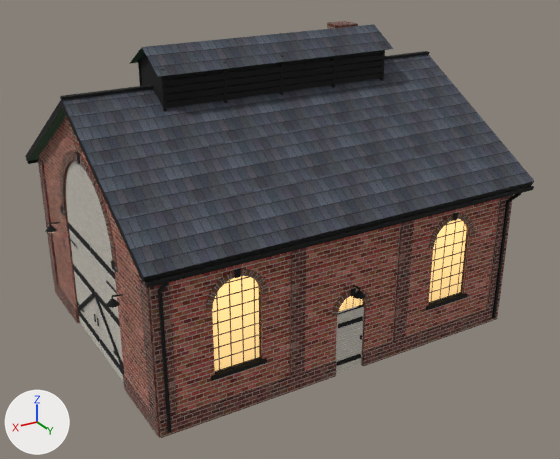
What one commit did to the glTF model openttd/media/baseset/decouple/objekty/depa/depo_vlak.glb.
Before and after are seen from a camera (50 mm lens) standing at (20.62, 29.98, 14.3) and looking at (7.58, 8.26, 3.44). The axes (+X, +Y, +Z) are drawn at lower left. The lights are the same throughout. The first picture is the older version. Where no turn or scale is listed for an object, it has been applied to the vertices. Vertices at exactly the same position are counted once.
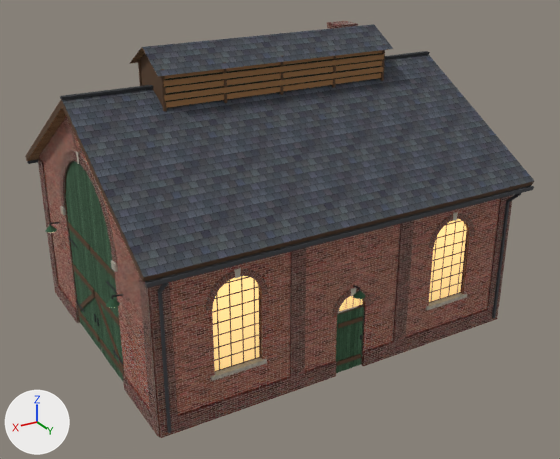
Pixel boxes (x1, y1, x2, y2) of what changed, in the pictures (560 x 459 px):
'Mesh_0', surface changed: (25, 21, 534, 435) in both
'Mesh_3', surface changed (grey to green): (82, 167, 124, 381) in both
'Mesh_2', surface changed (grey to green): (66, 161, 101, 351) in both
'Mesh_4', surface changed (grey to green): (336, 307, 364, 373) in both

What changed in the scene script:
```text
Change mat_depo_atlas:
    where n3 = _N.new('ShaderNodeMapping'); n3.name = 'Mapping'
    n3.inputs[1].default_value: (0.00781, -11.26, 0.0) -> (0.00781, -14.52, 0.0)  # 'Location'
    n3.inputs[3].default_value: (15.75, 12.25, 1.0) -> (15.75, 15.5, 1.0)  # 'Scale'
Change me_mesh_0:
    where me_mesh_0.from_pydata(...)  # 3841 vertices, 5147 faces; spans x 1.61..15.84, y -11.68..0.0, z 0.0..10.1
    used by ob_mesh_0; location = (-1.06, 13.24, 0.0)
    me_mesh_0 part 1: texture (UV) coordinates of 4234 of 5147 faces, centred in x 1.61..15.78, y -11.68..0.0, z 0.15..9.88, changed; they spanned u 0.0..0.06, v 0.94..1.0 and now span u 0.0..0.06, v 0.94..0.99
Change me_mesh_2:
    where me_mesh_2.from_pydata(...)  # 245 vertices, 380 faces; spans x 0.98..1.14, y -13.22..-10.85, z 0.03..6.77
    used by ob_mesh_2; location = (13.09, 18.24, 0.0)
    me_mesh_2 part 2: texture (UV) coordinates of 380 of 380 faces, centred in x 0.98..1.14, y -13.22..-10.92, z 0.41..6.51, changed; they spanned u 0.03..0.05, v 0.94..0.98 and now span u 0.0..0.05, v 0.94..0.97
Change me_mesh_3:
    where me_mesh_3.from_pydata(...)  # 253 vertices, 394 faces; spans x 0.98..1.14, y -15.62..-13.25, z 0.03..6.77
    used by ob_mesh_3; location = (13.09, 23.04, 0.0)
    me_mesh_3 part 3: texture (UV) coordinates of 394 of 394 faces, centred in x 0.98..1.14, y -15.56..-13.25, z 0.41..6.51, changed; they spanned u 0.03..0.05, v 0.94..0.98 and now span u 0.0..0.05, v 0.94..0.97
Change me_mesh_4:
    where me_mesh_4.from_pydata(...)  # 36 vertices, 44 faces; spans x 0.0..1.06, y -13.3..-13.17, z 0.03..2.2
    used by ob_mesh_4; location = (7.02, 25.79, 0.0)
    me_mesh_4 part 4: texture (UV) coordinates of 44 of 44 faces, centred in x 0.06..1.0, y -13.3..-13.17, z 0.33..1.87, changed; they spanned u 0.03..0.05, v 0.94..0.98 and now span u 0.0..0.05, v 0.94..0.97
```
